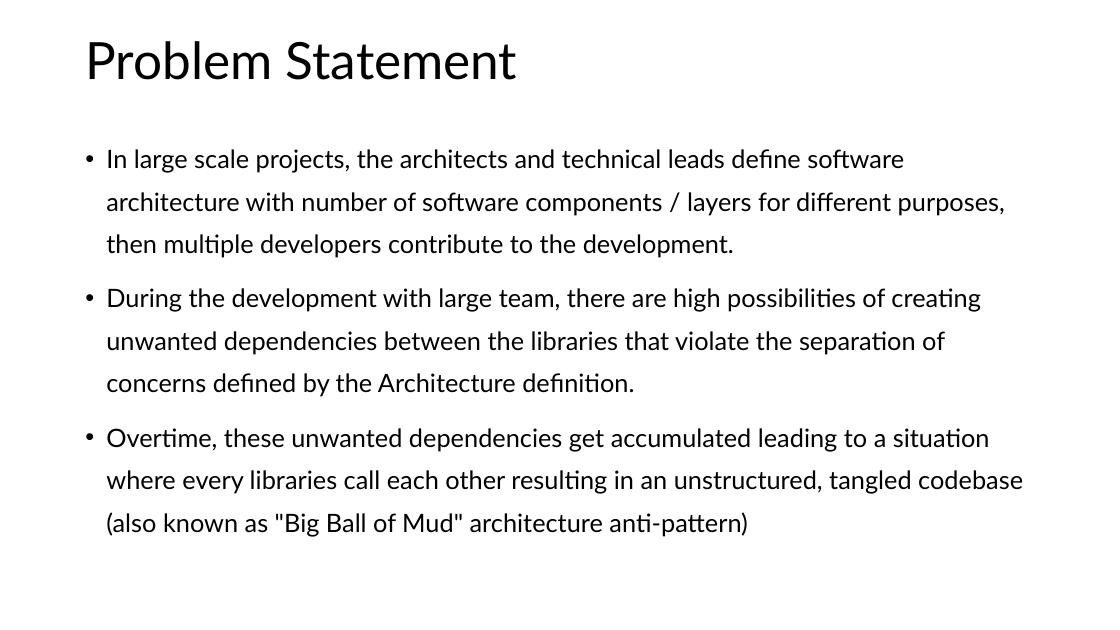
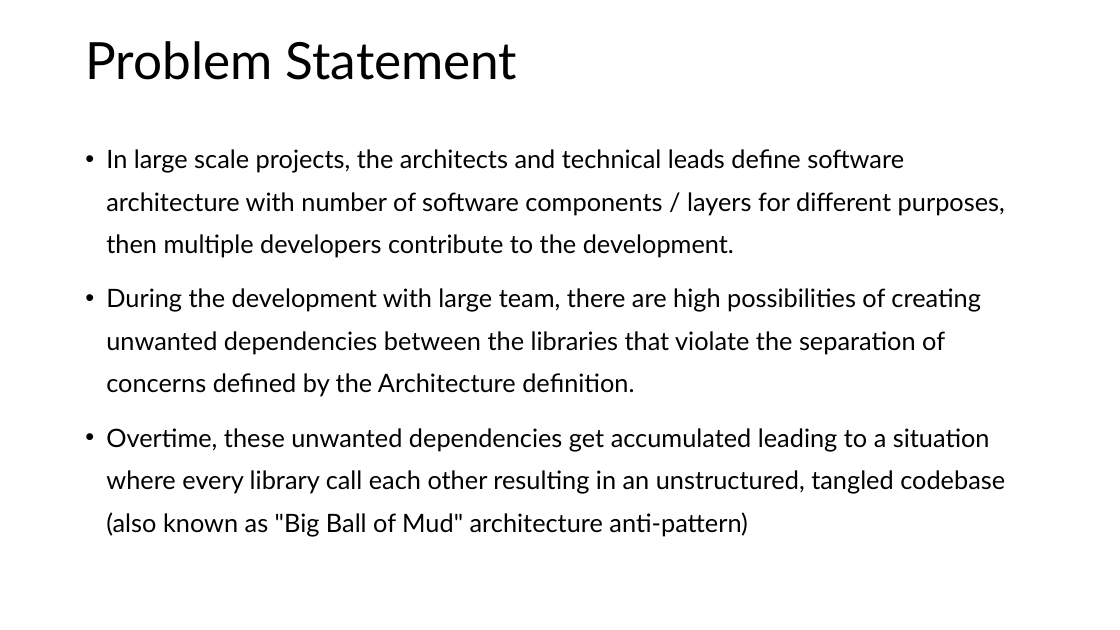
Before and after one commit to karthickshanmugarao/sw-deps-monitor, a slide deck: slide 3 of Docs/Automated Dependency Monitoring in CI Pipeline.pptx. Drawn at 1120x630 pixels with LibreOffice and Linux fonts; fonts in the diff are those of the drawing. Boxes give left, top, right and bottom in pixels: in the first picture for what was removed or moved away, otherwise in the second. Text is boxed around its words. In the diff, an @@ line names an element or a change of style, - is before the commit and + after.

```diff
--- a/Docs/Automated Dependency Monitoring in CI Pipeline.pptx
+++ b/Docs/Automated Dependency Monitoring in CI Pipeline.pptx
@@ text at <box>106,428,1005,536</box>: text changed @@
-• Overtime, these unwanted dependencies get accumulated leading to a situation where every libraries call each other resulting in an unstructured, tangled codebase (also known as "Big Ball of Mud" architecture anti-pattern)
+• Overtime, these unwanted dependencies get accumulated leading to a situation where every library call each other resulting in an unstructured, tangled codebase (also known as "Big Ball of Mud" architecture anti-pattern)
```
Also in this commit, not shown: 13 other slides changed, 1 slide added.
